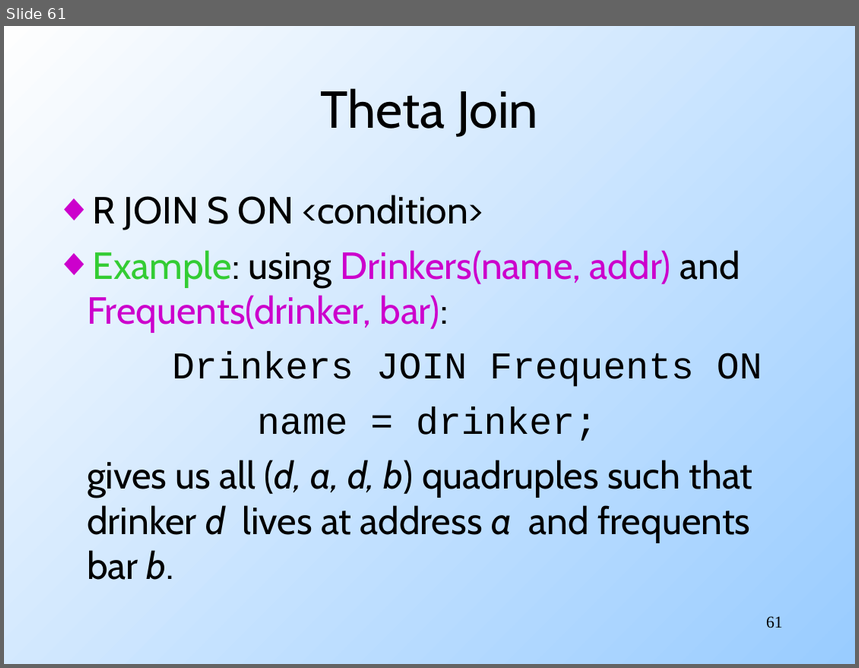
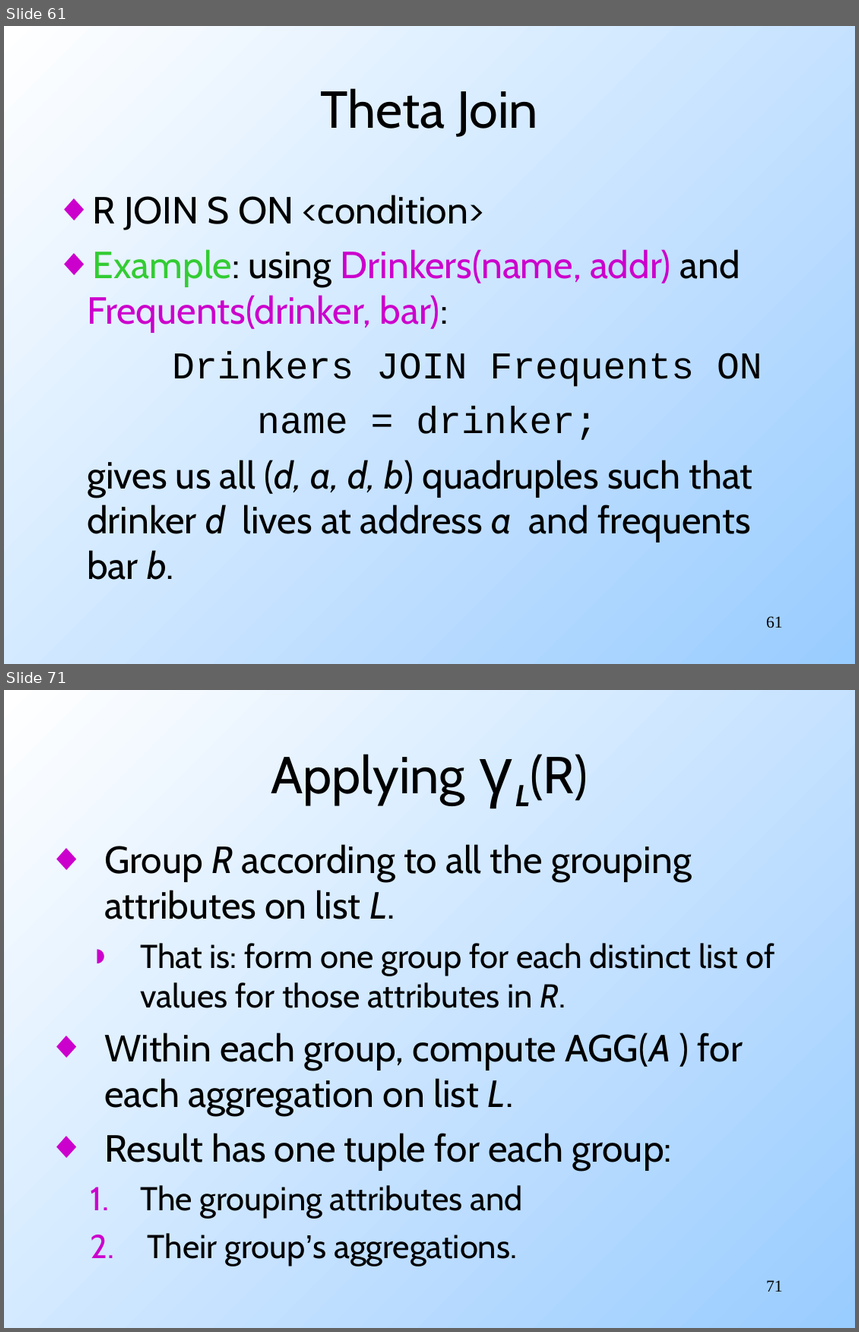
Before and after one commit to mohankgaddam/eas503ubcourse, a slide deck: _downloads/SQL.ppt. Shown one above the other, each under a label of ours: slide 61 before the commit, slides 61 and 71 after it; the slides between them are not shown. The pictures are 859x668 and 859x1332 pixels, drawn with LibreOffice and Linux fonts; fonts in the diff are those of the drawing. Boxes give left, top, right and bottom in pixels: in the first picture for what was removed or moved away, otherwise in the second. Text is boxed around its words. In the diff, an @@ line names an element or a change of style, - is before the commit and + after.

```diff
--- a/_downloads/SQL.ppt
+++ b/_downloads/SQL.ppt
@@ slide 71 added at [4, 690, 855, 1328], background gradient #99CCFF to #FFFFFF @@
@@ title added at [271, 754, 588, 806], 44 pt, text #000000 @@
+Applying γL(R)
@@ text added at [105, 844, 775, 1267], 32 pt, text #000000 @@
+◆ Group R according to all the grouping attributes on list L.
+  ◗ That is: form one group for each distinct list of values for those attributes in R.
+◆ Within each group, compute AGG(A ) for each aggregation on list L.
+◆ Result has one tuple for each group:
+  1. The grouping attributes and
+  2. Their group’s aggregations.
@@ page number added at [766, 1281, 783, 1292], 14 pt, text #000000 @@
+71
```
Also in this commit, not shown: 60 other slides changed, 47 other slides added.
